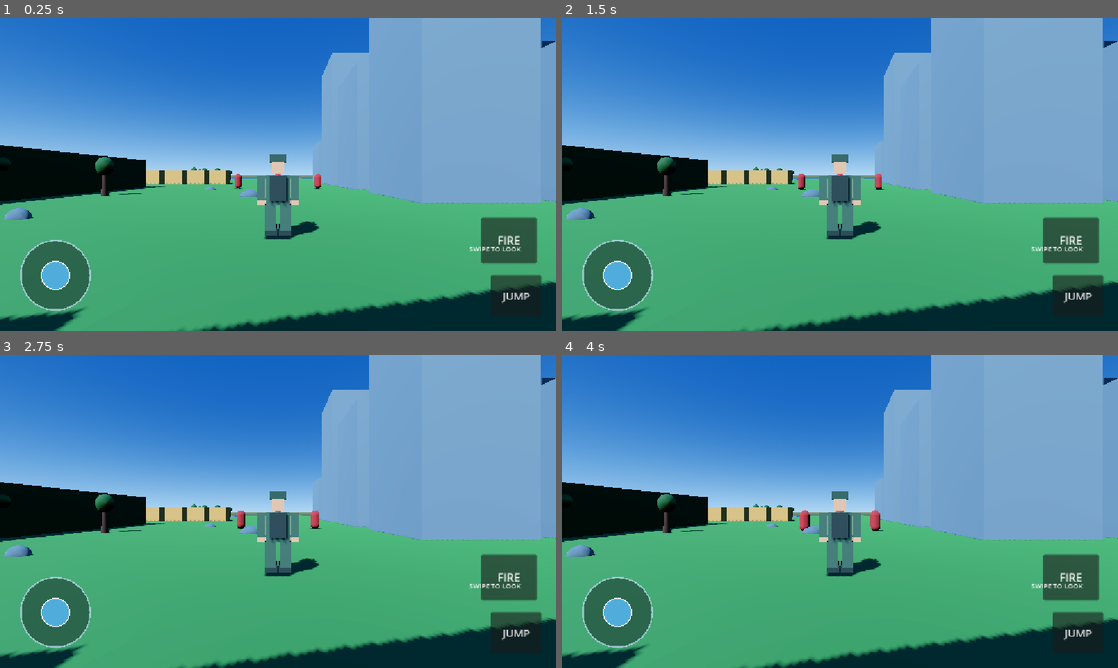
Above: before the commit, frames 1-4 (two rows, left to right).
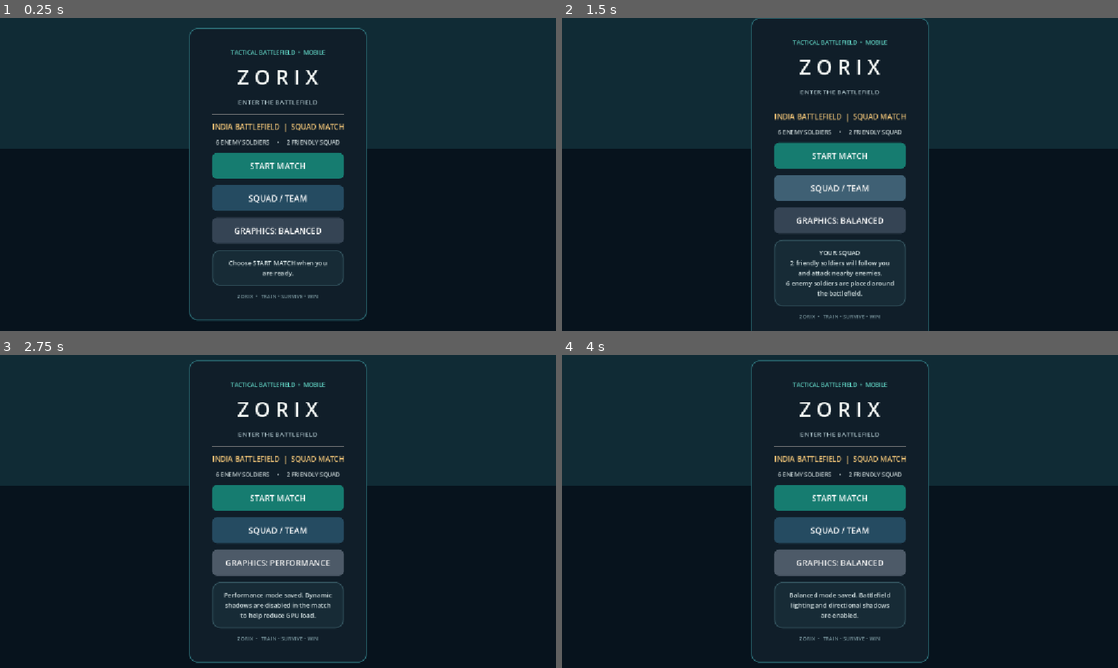
Above: after the commit, the same moments.

Repository: yadav429/ZORIX
Game: Godot game, scene res://Scenes/Lobby.tscn
Same seed, same stepped clock (60 frames per second), same inputs: the game is played once before the commit and once after it. Before the commit the project starts from res://Scenes/Main.tscn.
Inputs (mouse positions are in pixels of both pictures, inside the frame that each line leads up to):
- Up to frame 1 (0.25 s): no input
- Up to frame 2 (1.5 s): click (840, 199) at 0.5 s, where only the run after the commit has a clickable "SQUAD / TEAM"; click (840, 187) at 1.25 s, where only the run after the commit has a clickable "SQUAD / TEAM"
- Up to frame 3 (2.75 s): click (278, 558) at 2 s, where only the run after the commit has a clickable "GRAPHICS: BALANCED"
- Up to frame 4 (4 s): click (840, 530) at 2.75 s, where only the run after the commit has a clickable "SQUAD / TEAM"; click (840, 558) at 3.5 s, where only the run after the commit has a clickable "GRAPHICS: PERFORMANCE"

The runs differ from the first frame. In frame 1, 91% of the frame differs, in the area x 0-100%, y 0-100%; in frame 2, 91%; in frame 3, 91%; in frame 4, 91%.

Commit message:
Add ZORIX battlefield, squad AI and lobby
Merge the tested Android build for the battlefield and lobby update.

Diff:
--- /dev/null
+++ b/Scenes/Lobby.tscn
@@ -0,0 +1,12 @@
+[gd_scene load_steps=2 format=3]
+
+[ext_resource type="Script" path="res://Scripts/lobby.gd" id="1"]
+
+[node name="Lobby" type="Control"]
+layout_mode = 3
+anchors_preset = 15
+anchor_right = 1.0
+anchor_bottom = 1.0
+grow_horizontal = 2
+grow_vertical = 2
+script = ExtResource("1")
--- /dev/null
+++ b/Scripts/friendly_soldier.gd
@@ -0,0 +1,79 @@
+extends CharacterBody3D
+
+const SOLDIER_VISUAL = preload("res://Scripts/player_visual.gd")
+
+@export var move_speed: float = 4.2
+@export var follow_offset: Vector3 = Vector3(-2.4, 0.0, 3.0)
+@export var fire_range: float = 22.0
+@export var fire_interval: float = 1.4
+
+var leader: Node3D
+var fire_timer := 0.0
+
+func _ready():
+    add_to_group("friendly_squad")
+    collision_layer = 2
+    collision_mask = 1
+    floor_snap_length = 0.25
+
+    var shape = CollisionShape3D.new()
+    var capsule = CapsuleShape3D.new()
+    capsule.radius = 0.35
+    capsule.height = 1.8
+    shape.shape = capsule
+    shape.position.y = 0.9
+    add_child(shape)
+
+    var visual = Node3D.new()
+    visual.name = "SoldierVisual"
+    visual.set_script(SOLDIER_VISUAL)
+    add_child(visual)
+
+    leader = get_tree().get_first_node_in_group("player")
+
+func _physics_process(delta):
+    fire_timer = maxf(0.0, fire_timer - delta)
+
+    if leader == null or not is_instance_valid(leader):
+        leader = get_tree().get_first_node_in_group("player")
+        return
+
+    var enemies = get_tree().get_nodes_in_group("enemies")
+    var nearest: Node3D = null
+    var nearest_distance := fire_range + 1.0
+
+    for candidate in enemies:
+        if not is_instance_valid(candidate):
+            continue
+        var distance = global_position.distance_to(candidate.global_position)
+        if distance < nearest_distance:
+            nearest_distance = distance
+            nearest = candidate
+
+    if nearest != null and nearest_distance <= fire_range:
+        if fire_timer <= 0.0 and nearest.has_method("take_damage"):
+            nearest.take_damage(10)
+            fire_timer = fire_interval
+
+    var desired_position = leader.global_transform * follow_offset
+    var offset = desired_position - global_position
+    offset.y = 0.0
+
+    if offset.length() > 2.0:
+        var direction = offset.normalized()
+        velocity.x = direction.x * move_speed
+        velocity.z = direction.z * move_speed
+        rotation.y = lerp_angle(
+            rotation.y, atan2(-direction.x, -direction.z),
+            minf(delta * 7.0, 1.0)
+        )
+    else:
+        velocity.x = move_toward(velocity.x, 0.0, move_speed * delta * 3.0)
+        velocity.z = move_toward(velocity.z, 0.0, move_speed * delta * 3.0)
+
+    if not is_on_floor():
+        velocity.y -= 20.0 * delta
+    else:
+        velocity.y = 0.0
+
+    move_and_slide()
--- /dev/null
+++ b/Scripts/lobby.gd
@@ -0,0 +1,195 @@
+extends Control
+
+const MATCH_SCENE := "res://Scenes/Main.tscn"
+const SETTINGS_PATH := "user://zorix_settings.cfg"
+
+var content: VBoxContainer
+var info_panel: PanelContainer
+var info_label: Label
+var graphics_button: Button
+var performance_mode := false
+
+func _ready():
+    _load_settings()
+    _build_lobby()
+
+func _load_settings():
+    var config = ConfigFile.new()
+    if config.load(SETTINGS_PATH) == OK:
+        performance_mode = bool(config.get_value("graphics", "performance", false))
+
+func _save_settings():
+    var config = ConfigFile.new()
+    config.set_value("graphics", "performance", performance_mode)
+    config.save(SETTINGS_PATH)
+
+func _panel_style(color: Color, border_color: Color) -> StyleBoxFlat:
+    var style = StyleBoxFlat.new()
+    style.bg_color = color
+    style.border_color = border_color
+    style.set_border_width_all(2)
+    style.set_corner_radius_all(16)
+    style.content_margin_left = 22
+    style.content_margin_right = 22
+    style.content_margin_top = 18
+    style.content_margin_bottom = 18
+    return style
+
+func _build_lobby():
+    var background = ColorRect.new()
+    background.color = Color("#07131d")
+    background.set_anchors_and_offsets_preset(Control.PRESET_FULL_RECT)
+    add_child(background)
+
+    var glow = ColorRect.new()
+    glow.color = Color("#102b35")
+    glow.anchor_left = 0.0
+    glow.anchor_top = 0.0
+    glow.anchor_right = 1.0
+    glow.anchor_bottom = 0.42
+    glow.mouse_filter = Control.MOUSE_FILTER_IGNORE
+    background.add_child(glow)
+
+    var center = CenterContainer.new()
+    center.set_anchors_and_offsets_preset(Control.PRESET_FULL_RECT)
+    add_child(center)
+
+    var card = PanelContainer.new()
+    card.custom_minimum_size = Vector2(0, 0)
+    card.size_flags_horizontal = Control.SIZE_EXPAND_FILL
+    card.add_theme_stylebox_override(
+        "panel", _panel_style(Color("#101e29"), Color("#2a6871"))
+    )
+    center.add_child(card)
+
+    var margin = MarginContainer.new()
+    margin.add_theme_constant_override("margin_left", 26)
+    margin.add_theme_constant_override("margin_right", 26)
+    margin.add_theme_constant_override("margin_top", 24)
+    margin.add_theme_constant_override("margin_bottom", 24)
+    card.add_child(margin)
+
+    content = VBoxContainer.new()
+    content.add_theme_constant_override("separation", 13)
+    content.size_flags_horizontal = Control.SIZE_EXPAND_FILL
+    margin.add_child(content)
+
+    var eyebrow = Label.new()
+    eyebrow.text = "TACTICAL BATTLEFIELD  •  MOBILE"
+    eyebrow.horizontal_alignment = HORIZONTAL_ALIGNMENT_CENTER
+    eyebrow.add_theme_font_size_override("font_size", 12)
+    eyebrow.add_theme_color_override("font_color", Color("#62d6c6"))
+    content.add_child(eyebrow)
+
+    var title = Label.new()
+    title.text = "Z O R I X"
+    title.horizontal_alignment = HORIZONTAL_ALIGNMENT_CENTER
+    title.add_theme_font_size_override("font_size", 42)
+    title.add_theme_color_override("font_color", Color("#f3f7f4"))
+    content.add_child(title)
+
+    var subtitle = Label.new()
+    subtitle.text = "ENTER THE BATTLEFIELD"
+    subtitle.horizontal_alignment = HORIZONTAL_ALIGNMENT_CENTER
+    subtitle.add_theme_font_size_override("font_size", 14)
+    subtitle.add_theme_color_override("font_color", Color("#a5bbc2"))
+    content.add_child(subtitle)
+
+    var divider = HSeparator.new()
+    content.add_child(divider)
+
+    var map_title = Label.new()
+    map_title.text = "INDIA BATTLEFIELD  |  SQUAD MATCH"
+    map_title.horizontal_alignment = HORIZONTAL_ALIGNMENT_CENTER
+    map_title.add_theme_font_size_override("font_size", 15)
+    map_title.add_theme_color_override("font_color", Color("#f0c477"))
+    content.add_child(map_title)
+
+    var map_info = Label.new()
+    map_info.text = "6 ENEMY SOLDIERS     •     2 FRIENDLY SQUAD"
+    map_info.horizontal_alignment = HORIZONTAL_ALIGNMENT_CENTER
+    map_info.add_theme_font_size_override("font_size", 12)
+    map_info.add_theme_color_override("font_color", Color("#c4d0d2"))
+    content.add_child(map_info)
+
+    var start_button = _make_button("START MATCH", Color("#167c70"))
+    start_button.pressed.connect(_start_match)
+    content.add_child(start_button)
+
+    var squad_button = _make_button("SQUAD / TEAM", Color("#254b61"))
+    squad_button.pressed.connect(_show_squad)
+    content.add_child(squad_button)
+
+    graphics_button = _make_button("", Color("#354454"))
+    graphics_button.pressed.connect(_toggle_graphics)
+    content.add_child(graphics_button)
+    _update_graphics_button()
+
+    info_panel = PanelContainer.new()
+    info_panel.add_theme_stylebox_override(
+        "panel", _panel_style(Color("#172b36"), Color("#31505b"))
+    )
+    content.add_child(info_panel)
+
+    info_label = Label.new()
+    info_label.text = "Choose START MATCH when you are ready."
+    info_label.horizontal_alignment = HORIZONTAL_ALIGNMENT_CENTER
+    info_label.autowrap_mode = TextServer.AUTOWRAP_WORD_SMART
+    info_label.add_theme_font_size_override("font_size", 13)
+    info_label.add_theme_color_override("font_color", Color("#d8e5e6"))
+    info_panel.add_child(info_label)
+
+    var footer = Label.new()
+    footer.text = "ZORIX  •  TRAIN • SURVIVE • WIN"
+    footer.horizontal_alignment = HORIZONTAL_ALIGNMENT_CENTER
+    footer.add_theme_font_size_override("font_size", 11)
+    footer.add_theme_color_override("font_color", Color("#78949c"))
+    content.add_child(footer)
+
+func _make_button(caption: String, color: Color) -> Button:
+    var button = Button.new()
+    button.text = caption
+    button.custom_minimum_size = Vector2(0, 54)
+    button.size_flags_horizontal = Control.SIZE_EXPAND_FILL
+    button.add_theme_font_size_override("font_size", 17)
+    button.add_theme_color_override("font_color", Color.WHITE)
+
+    var normal = StyleBoxFlat.new()
+    normal.bg_color = color
+    normal.set_corner_radius_all(10)
+    normal.content_margin_top = 10
+    normal.content_margin_bottom = 10
+    button.add_theme_stylebox_override("normal", normal)
+
+    var hover = normal.duplicate()
+    hover.bg_color = color.lightened(0.12)
+    button.add_theme_stylebox_override("hover", hover)
+    button.add_theme_stylebox_override("pressed", hover)
+    return button
+
+func _update_graphics_button():
+    if performance_mode:
+        graphics_button.text = "GRAPHICS: PERFORMANCE"
+    else:
+        graphics_button.text = "GRAPHICS: BALANCED"
+
+func _start_match():
+    var result = get_tree().change_scene_to_file(MATCH_SCENE)
+    if result != OK:
+        info_label.text = "Could not load the match scene. Please check the game files."
+
+func _show_squad():
+    info_label.text = "YOUR SQUAD\n2 friendly soldiers will follow you and attack nearby enemies.\n6 enemy soldiers are placed around the battlefield."
+
+func _toggle_graphics():
+    performance_mode = not performance_mode
+    _save_settings()
+    _update_graphics_button()
+    if performance_mode:
+        info_label.text = "Performance mode saved. Dynamic shadows are disabled in the match to help reduce GPU load."
+    else:
+        info_label.text = "Balanced mode saved. Battlefield lighting and directional shadows are enabled."
+
+func _unhandled_key_input(event):
+    if event.is_action_pressed("ui_cancel"):
+        get_tree().quit()
--- a/Scripts/player_visual.gd
+++ b/Scripts/player_visual.gd
@@ -28,6 +28,8 @@
 
 func _ready():
     player = get_parent() as CharacterBody3D
+    if player == null and get_parent() != null:
+        player = get_parent().get_parent() as CharacterBody3D
     base_y = position.y
 
     var uniform = Color("#344b3b")
@@ -36,71 +38,41 @@
     var helmet_color = Color("#263d30")
     var vest_color = Color("#586447")
 
-    # Body
-    make_box(self, Vector3(0.65, 0.78, 0.34),
-        Vector3(0, 1.25, 0), uniform)
+    make_box(self, Vector3(0.65, 0.78, 0.34), Vector3(0, 1.25, 0), uniform)
+    make_box(self, Vector3(0.69, 0.48, 0.38), Vector3(0, 1.28, -0.025), vest_color)
+    make_box(self, Vector3(0.42, 0.62, 0.22), Vector3(0, 1.30, 0.27), dark)
+    make_box(self, Vector3(0.34, 0.38, 0.32), Vector3(0, 1.86, 0), skin)
+    make_box(self, Vector3(0.43, 0.22, 0.40), Vector3(0, 2.08, 0), helmet_color)
 
-    # Tactical vest
-    make_box(self, Vector3(0.69, 0.48, 0.38),
-        Vector3(0, 1.28, -0.025), vest_color)
-
-    # Backpack
-    make_box(self, Vector3(0.42, 0.62, 0.22),
-        Vector3(0, 1.30, 0.27), dark)
-
-    # Head and helmet
-    make_box(self, Vector3(0.34, 0.38, 0.32),
-        Vector3(0, 1.86, 0), skin)
-
-    make_box(self, Vector3(0.43, 0.22, 0.40),
-        Vector3(0, 2.08, 0), helmet_color)
-
-    # Arms with rotating pivots
     left_arm = Node3D.new()
     left_arm.position = Vector3(-0.43, 1.58, 0)
     add_child(left_arm)
-
-    make_box(left_arm, Vector3(0.25, 0.62, 0.27),
-        Vector3(0, -0.29, 0), uniform)
-    make_box(left_arm, Vector3(0.23, 0.18, 0.25),
-        Vector3(0, -0.66, -0.02), skin)
+    make_box(left_arm, Vector3(0.25, 0.62, 0.27), Vector3(0, -0.29, 0), uniform)
+    make_box(left_arm, Vector3(0.23, 0.18, 0.25), Vector3(0, -0.66, -0.02), skin)
 
     right_arm = Node3D.new()
     right_arm.position = Vector3(0.43, 1.58, 0)
     add_child(right_arm)
+    make_box(right_arm, Vector3(0.25, 0.62, 0.27), Vector3(0, -0.29, 0), uniform)
+    make_box(right_arm, Vector3(0.23, 0.18, 0.25), Vector3(0, -0.66, -0.02), skin)
 
-    make_box(right_arm, Vector3(0.25, 0.62, 0.27),
-        Vector3(0, -0.29, 0), uniform)
-    make_box(right_arm, Vector3(0.23, 0.18, 0.25),
-        Vector3(0, -0.66, -0.02), skin)
-
-    # Legs with rotating pivots
     left_leg = Node3D.new()
     left_leg.position = Vector3(-0.19, 0.86, 0)
     add_child(left_leg)
-
-    make_box(left_leg, Vector3(0.29, 0.68, 0.31),
-        Vector3(0, -0.34, 0), uniform)
-    make_box(left_leg, Vector3(0.31, 0.20, 0.43),
-        Vector3(0, -0.72, -0.07), dark)
+    make_box(left_leg, Vector3(0.29, 0.68, 0.31), Vector3(0, -0.34, 0), uniform)
+    make_box(left_leg, Vector3(0.31, 0.20, 0.43), Vector3(0, -0.72, -0.07), dark)
 
     right_leg = Node3D.new()
     right_leg.position = Vector3(0.19, 0.86, 0)
     add_child(right_leg)
-
-    make_box(right_leg, Vector3(0.29, 0.68, 0.31),
-        Vector3(0, -0.34, 0), uniform)
-    make_box(right_leg, Vector3(0.31, 0.20, 0.43),
-        Vector3(0, -0.72, -0.07), dark)
+    make_box(right_leg, Vector3(0.29, 0.68, 0.31), Vector3(0, -0.34, 0), uniform)
+    make_box(right_leg, Vector3(0.31, 0.20, 0.43), Vector3(0, -0.72, -0.07), dark)
 
 func _process(delta):
     if player == null or not is_instance_valid(player):
         return
 
-    var horizontal_speed = Vector2(
-        player.velocity.x, player.velocity.z
-    ).length()
-
+    var horizontal_speed = Vector2(player.velocity.x, player.velocity.z).length()
     var target_amount = clamp(horizontal_speed / 5.0, 0.0, 1.0)
     walk_amount = move_toward(walk_amount, target_amount, delta * 5.0)
 
@@ -108,11 +80,8 @@
         walk_phase += delta * 11.0
 
     var swing = sin(walk_phase) * deg_to_rad(32.0) * walk_amount
-
     left_leg.rotation.x = swing
     right_leg.rotation.x = -swing
-
     left_arm.rotation.x = -swing * 0.75
     right_arm.rotation.x = swing * 0.75
-
     position.y = base_y + abs(sin(walk_phase * 2.0)) * 0.045 * walk_amount
--- a/Scripts/world.gd
+++ b/Scripts/world.gd
@@ -1,9 +1,9 @@
-
 extends Node3D
 
 const PLAYER = preload("res://Scenes/Player.tscn")
 const MOBILE_UI = preload("res://Scripts/mobile_ui.gd")
 const ENEMY = preload("res://Scripts/enemy.gd")
+const FRIENDLY = preload("res://Scripts/friendly_soldier.gd")
 
 var rng = RandomNumberGenerator.new()
 
@@ -34,6 +34,7 @@
     trunk.mesh = trunk_mesh
     trunk.material_override = wood
     trunk.position = Vector3(x, 1.2, z)
+    trunk.cast_shadow = GeometryInstance3D.SHADOW_CASTING_SETTING_OFF
     add_child(trunk)
 
     var crown_mesh = SphereMesh.new()
@@ -42,19 +43,22 @@
     crown.material_override = leaves
     crown.scale = Vector3(1.2, 1.5, 1.2)
     crown.position = Vector3(x, 2.8, z)
+    crown.cast_shadow = GeometryInstance3D.SHADOW_CASTING_SETTING_OFF
     add_child(crown)
 
 func add_mountain(x: float, z: float, height: float, mat: Material):
-    var mesh = CylinderMesh.new()
+    # ConeMesh replaces the old cylinder-shaped mountains.
+    var mesh = ConeMesh.new()
     mesh.top_radius = 0.0
     mesh.bottom_radius = height * 0.65
     mesh.height = height
-    mesh.radial_segments = 7
+    mesh.radial_segments = 9
 
     var obj = MeshInstance3D.new()
     obj.mesh = mesh
     obj.material_override = mat
     obj.position = Vector3(x, height / 2.0, z)
+    obj.cast_shadow = GeometryInstance3D.SHADOW_CASTING_SETTING_OFF
     add_child(obj)
 
 func add_building(x: float, z: float, h: float, concrete: Material, glass: Material):
@@ -83,57 +87,44 @@
 
     # OCEAN
     add_box(self, Vector3(0, -2.0, 0),
-        Vector3(420, 1, 420), ocean)
-
-    # INDIA SHAPED MAP
+        Vector3(480, 1, 480), ocean)
+
+    # INDIA BATTLEFIELD: expanded 18% for a larger playable island.
     var india = CSGPolygon3D.new()
     india.name = "IndiaBattlefield"
-
     india.polygon = PackedVector2Array([
-        Vector2(-14, 52),
-        Vector2(-5, 58),
-        Vector2(8, 53),
-        Vector2(18, 44),
-        Vector2(26, 34),
-        Vector2(34, 24),
-        Vector2(43, 17),
-        Vector2(50, 14),
-        Vector2(53, 7),
-        Vector2(46, 3),
-        Vector2(40, 8),
-        Vector2(34, 7),
-        Vector2(31, -2),
-        Vector2(25, -12),
-        Vector2(20, -24),
-        Vector2(14, -37),
-        Vector2(8, -51),
-        Vector2(1, -66),
-        Vector2(-6, -53),
-        Vector2(-12, -40),
-        Vector2(-19, -27),
-        Vector2(-25, -14),
-        Vector2(-30, 0),
-        Vector2(-31, 14),
-        Vector2(-25, 26),
-        Vector2(-20, 39),
-        Vector2(-14, 52)
+        Vector2(-14, 52), Vector2(-5, 58), Vector2(8, 53),
+        Vector2(18, 44), Vector2(26, 34), Vector2(34, 24),
+        Vector2(43, 17), Vector2(50, 14), Vector2(53, 7),
+        Vector2(46, 3), Vector2(40, 8), Vector2(34, 7),
+        Vector2(31, -2), Vector2(25, -12), Vector2(20, -24),
+        Vector2(14, -37), Vector2(8, -51), Vector2(1, -66),
+        Vector2(-6, -53), Vector2(-12, -40), Vector2(-19, -27),
+        Vector2(-25, -14), Vector2(-30, 0), Vector2(-31, 14),
+        Vector2(-25, 26), Vector2(-20, 39), Vector2(-14, 52)
     ])
-
     india.depth = 1.0
     india.mode = CSGPolygon3D.MODE_DEPTH
     india.rotation_degrees.x = 90
+    india.scale = Vector3(1.18, 1.18, 1.0)
     india.position = Vector3(0, -0.55, 0)
     india.material = grass
     india.use_collision = true
     add_child(india)
 
-    # ROADS
+    # MAIN ROADS
     add_box(self, Vector3(0, 0.03, 5),
-        Vector3(9, 0.08, 90), road)
+        Vector3(10, 0.08, 108), road)
     add_box(self, Vector3(5, 0.04, -5),
-        Vector3(70, 0.08, 8), road)
+        Vector3(82, 0.08, 9), road)
     add_box(self, Vector3(15, 0.05, -25),
-        Vector3(7, 0.08, 55), road)
+        Vector3(8, 0.08, 62), road)
+
+    # EXTRA OUTER ROADS / CONNECTING AREAS
+    add_box(self, Vector3(-20, 0.035, 18),
+        Vector3(42, 0.07, 7), road)
+    add_box(self, Vector3(29, 0.035, 18),
+        Vector3(7, 0.07, 42), road)
 
     # DELHI STYLE CITY
     for x in range(12, 37, 9):
@@ -143,26 +134,23 @@
 
     # RAJASTHAN DESERT
     add_box(self, Vector3(-19, 0.025, -8),
-        Vector3(17, 0.04, 24), sand)
-
-    # SMALL DESERT STRUCTURES
-    for i in range(5):
-        var x = -27.0 + float(i) * 4.0
+        Vector3(22, 0.04, 30), sand)
+    for i in range(7):
+        var x = -29.0 + float(i) * 4.0
         add_box(self, Vector3(x, 1.5, -8),
             Vector3(3, 3, 3), sand)
 
-    # HIMALAYA MOUNTAINS
-    for i in range(9):
-        var x = -17.0 + float(i) * 4.0
-        var h = rng.randf_range(12.0, 24.0)
-        add_mountain(x, 43.0, h, mountain)
-        add_mountain(x, 43.0, h * 0.45, snow)
-
-    # FOREST AREA
-    for i in range(45):
-        var x = rng.randf_range(-24.0, 25.0)
-        var z = rng.randf_range(-45.0, 35.0)
-
+    # HIMALAYA: taller, low-poly cone mountains with snow caps.
+    for i in range(11):
+        var x = -23.0 + float(i) * 4.6
+        var h = rng.randf_range(17.0, 29.0)
+        add_mountain(x, 49.0, h, mountain)
+        add_mountain(x, 49.0, h * 0.34, snow)
+
+    # FOREST AREA: modest object count for mobile performance.
+    for i in range(38):
+        var x = rng.randf_range(-27.0, 28.0)
+        var z = rng.randf_range(-49.0, 36.0)
         if abs(x) > 12.0 and abs(z) > 8.0:
             add_tree(x, z, wood, leaves)
 
@@ -171,15 +159,13 @@
         Vector3(15, 4, 17), military)
     add_box(self, Vector3(-25, 4.1, 12),
         Vector3(9, 0.2, 10), concrete)
-
-    # MILITARY WATCH TOWER
     add_box(self, Vector3(-34, 4, 12),
         Vector3(2, 8, 2), concrete)
     add_box(self, Vector3(-34, 8, 12),
         Vector3(5, 0.5, 5), military)
 
     # EXTRA ROCKS
-    for i in range(18):
+    for i in range(14):
         var rock = SphereMesh.new()
         var obj = MeshInstance3D.new()
         obj.mesh = rock
@@ -190,21 +176,26 @@
             rng.randf_range(0.5, 2.0)
         )
         obj.position = Vector3(
-            rng.randf_range(-25, 25),
-            0.4,
-            rng.randf_range(-55, 55)
+            rng.randf_range(-29, 29), 0.4,
+            rng.randf_range(-58, 58)
         )
+        obj.cast_shadow = GeometryInstance3D.SHADOW_CASTING_SETTING_OFF
         add_child(obj)
 
-    # SUN AND SHADOWS
+    # SUN / MOBILE-FRIENDLY SHADOW DISTANCE
     var sun = DirectionalLight3D.new()
     sun.rotation_degrees = Vector3(-48, -35, 0)
-    sun.light_energy = 1.35
-    sun.shadow_enabled = true
-    sun.directional_shadow_max_distance = 100
+    sun.light_energy = 1.2
+    var graphics_config = ConfigFile.new()
+    var performance_mode = false
+    if graphics_config.load("user://zorix_settings.cfg") == OK:
+        performance_mode = bool(graphics_config.get_value("graphics", "performance", false))
+    sun.shadow_enabled = not performance_mode
+    sun.directional_shadow_max_distance = 65.0
+    sun.add_to_group("world_lights")
     add_child(sun)
 
-    # HIGH QUALITY SKY
+    # SKY AND AMBIENT LIGHT
     var sky = Sky.new()
     var sky_mat = ProceduralSkyMaterial.new()
     sky_mat.sky_top_color = Color(0.08, 0.30, 0.62)
@@ -219,8 +210,6 @@
     env.ambient_light_source = Environment.AMBIENT_SOURCE_SKY
     env.ambient_light_energy = 0.8
     env.tonemap_mode = Environment.TONE_MAPPER_FILMIC
-    env.glow_enabled = true
-    env.glow_intensity = 0.35
 
     var world_env = WorldEnvironment.new()
     world_env.environment = env
@@ -230,11 +219,27 @@
     var player = PLAYER.instantiate()
     player.position = Vector3(0, 0, 25)
     add_child(player)
-    # ENEMY SOLDIERS
-    for enemy_pos in [Vector3(0, 0, 8), Vector3(-5, 0, 5), Vector3(5, 0, 5)]:
+
+    # SIX ENEMY SOLDIERS
+    var enemy_positions = [
+        Vector3(0, 0, 7), Vector3(-6, 0, 5),
+        Vector3(6, 0, 5), Vector3(-10, 0, -4),
+        Vector3(10, 0, -4), Vector3(0, 0, -12)
+    ]
+    for enemy_pos in enemy_positions:
         var enemy = ENEMY.new()
         enemy.position = enemy_pos
         add_child(enemy)
+
+    # TWO FRIENDLY SQUAD SOLDIERS
+    for squad_index in range(2):
+        var squad = FRIENDLY.new()
+        squad.name = "FriendlySquad_%d" % (squad_index + 1)
+        squad.follow_offset = Vector3(
+            -2.4 if squad_index == 0 else 2.4, 0, 3.0
+        )
+        squad.position = player.position + squad.follow_offset
+        add_child(squad)
 
     # MOBILE CONTROLS
     var ui = CanvasLayer.new()
--- a/project.godot
+++ b/project.godot
@@ -1,17 +1,12 @@
 ; Engine configuration file.
-; It's best edited using the editor UI and not directly,
-; since the parameters that go here are not all obvious.
-;
-; Format:
-;   [section] ; section goes between []
-;   param=value ; assign values to parameters
+; ZORIX mobile battlefield project
 
 config_version=5
 
 [application]
 
 config/name="ZORIX"
-run/main_scene="res://Scenes/Main.tscn"
+run/main_scene="res://Scenes/Lobby.tscn"
 config/features=PackedStringArray("4.7", "Mobile")
 config/icon="res://icon.svg"
 
@@ -28,6 +23,4 @@
 
 rendering_device/driver.windows="d3d12"
 renderer/rendering_method="gl_compatibility"
-
-[rendering]
 textures/vram_compression/import_etc2_astc=true
